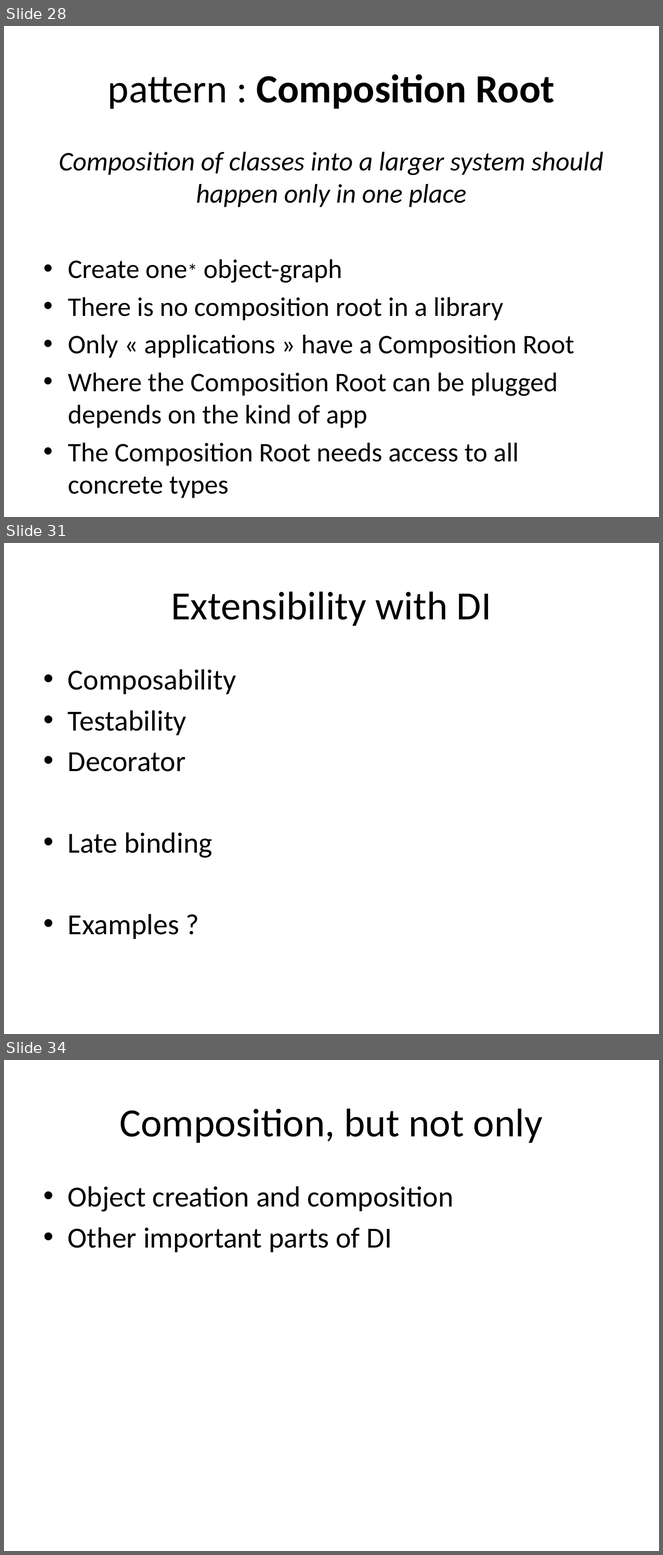
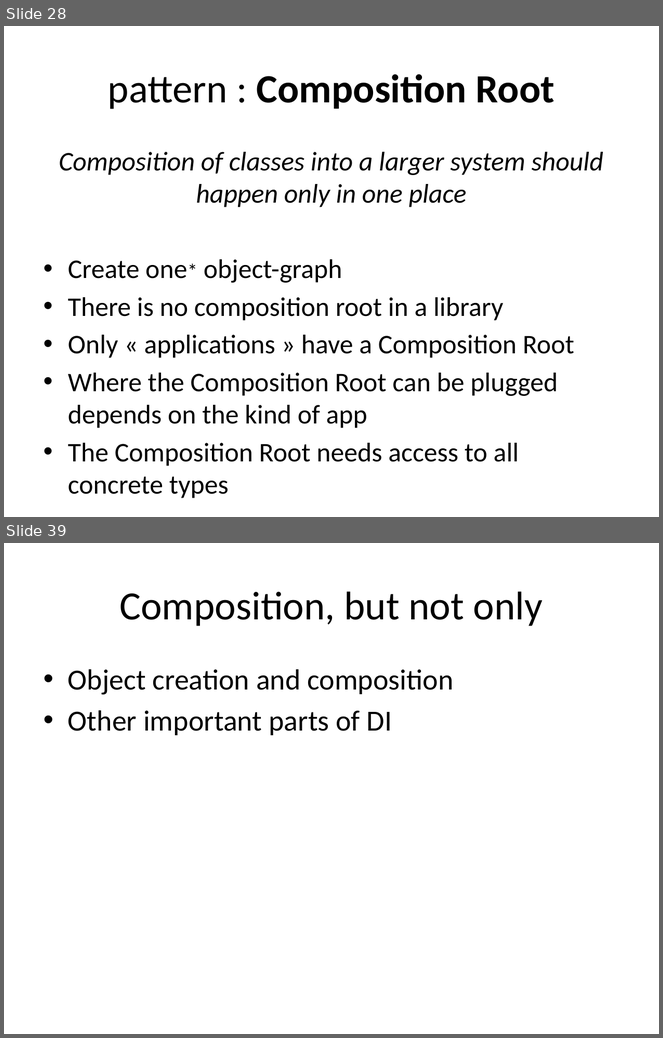
Before and after one commit to tsimbalar/DependencyInjectionTheRightWay, a slide deck: Dependency Injection - the right way.pptx. Shown one above the other, each under a label of ours: slides 28, 31 and 34 before the commit, slides 28 and 39 after it; the slides between them are not shown. The pictures are 663x1555 and 663x1038 pixels, drawn with LibreOffice and Linux fonts; fonts in the diff are those of the drawing. Boxes give left, top, right and bottom in pixels: in the first picture for what was removed or moved away, otherwise in the second. Text is boxed around its words. In the diff, an @@ line names an element or a change of style, - is before the commit and + after.

Commit message:
slides : introduced extensibility thanks to DI

```diff
--- a/Dependency Injection - the right way.pptx
+++ b/Dependency Injection - the right way.pptx
@@ slide 31 removed at box(4, 543, 659, 1034), background #FFFFFF @@
@@ title removed at box(171, 591, 492, 626) @@
-Extensibility with DI
@@ text removed at box(68, 669, 236, 939) @@
-• Composability
-• Testability
-• Decorator
-• Late binding
-• Examples ?
@@ what was slide 34 is now slide 39 @@
```
Also in this commit, not shown: 4 slides changed, 8 slides added.
